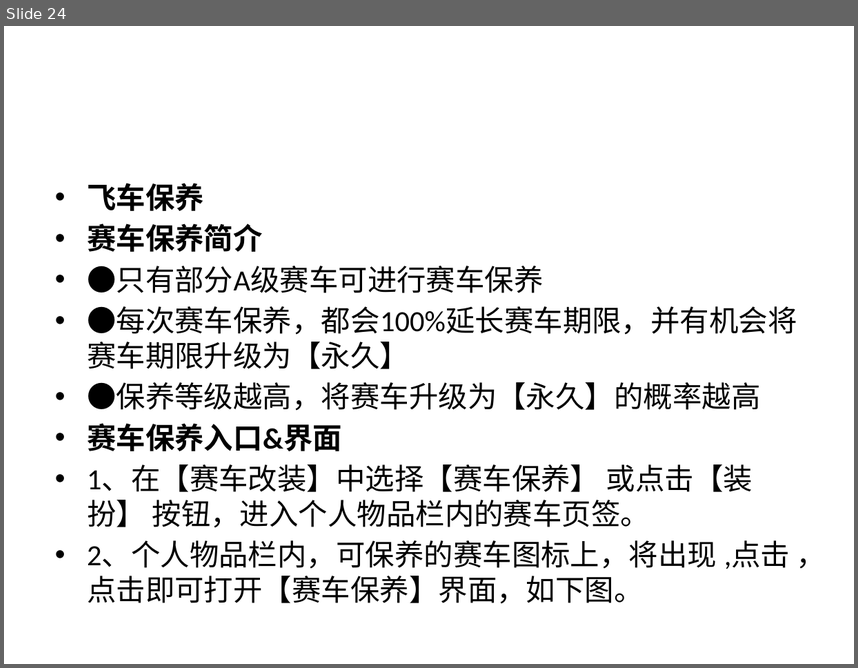
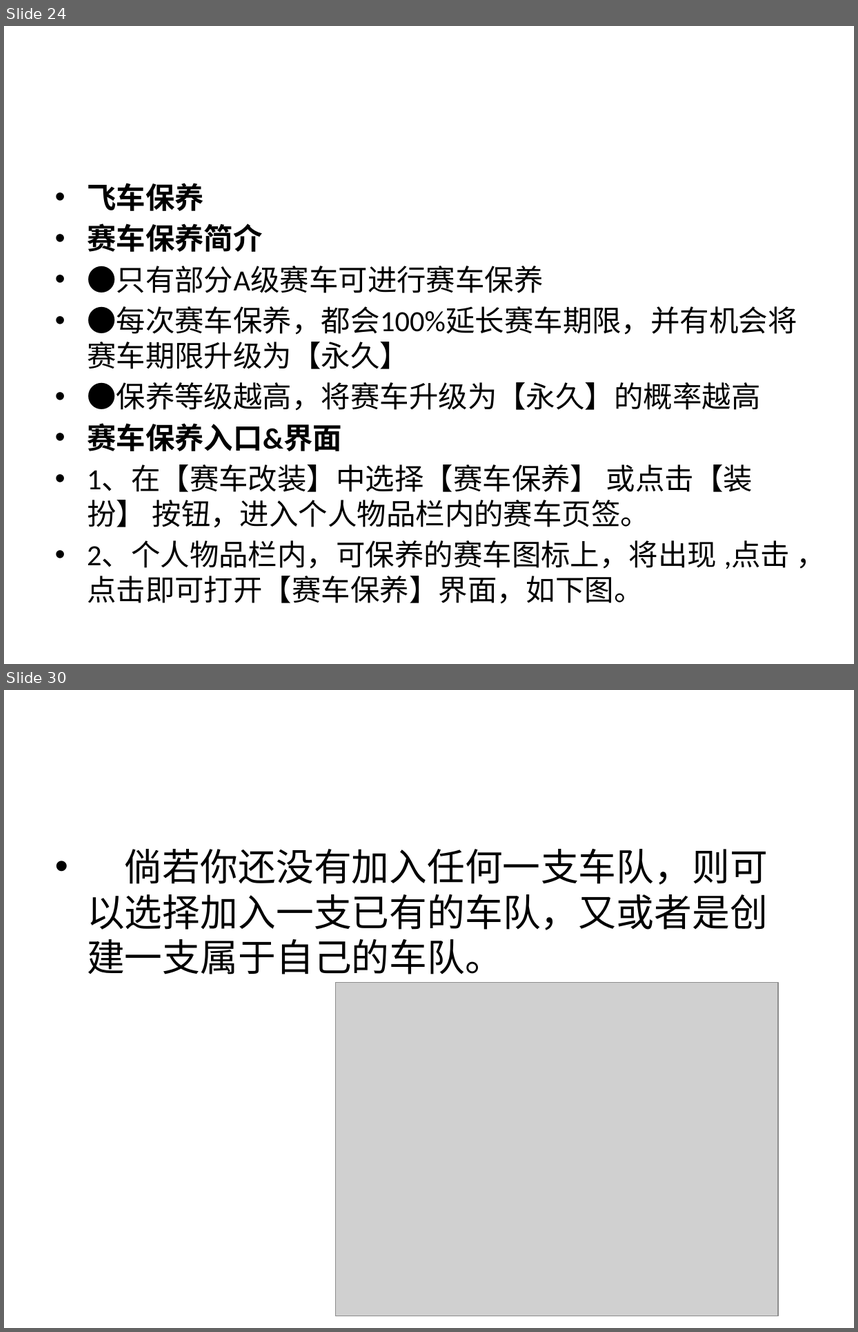
Before and after one commit to 838711801/PengPeng, a slide deck: 游戏分析/QQ飞车分析.pptx. Shown one above the other, each under a label of ours: slide 24 before the commit, slides 24 and 30 after it; the slides between them are not shown. The pictures are 858x668 and 858x1332 pixels, drawn with LibreOffice and Linux fonts; fonts in the diff are those of the drawing; grey boxes stand for pictures. Boxes give left, top, right and bottom in pixels: in the first picture for what was removed or moved away, otherwise in the second. Text is boxed around its words. In the diff, an @@ line names an element or a change of style, - is before the commit and + after.

```diff
--- a/游戏分析/QQ飞车分析.pptx
+++ b/游戏分析/QQ飞车分析.pptx
@@ slide 30 added at (x1=4, y1=690, x2=854, y2=1328), background #FFFFFF @@
@@ text added at (x1=87, y1=849, x2=768, y2=974), 32 pt, text #000000 @@
+• 倘若你还没有加入任何一支车队，则可以选择加入一支已有的车队，又或者是创建一支属于自己的车队。
@@ picture added at (x1=335, y1=983, x2=778, y2=1316) @@
```
Also in this commit, not shown: 1 slide changed, 8 other slides added, 1 other file.
